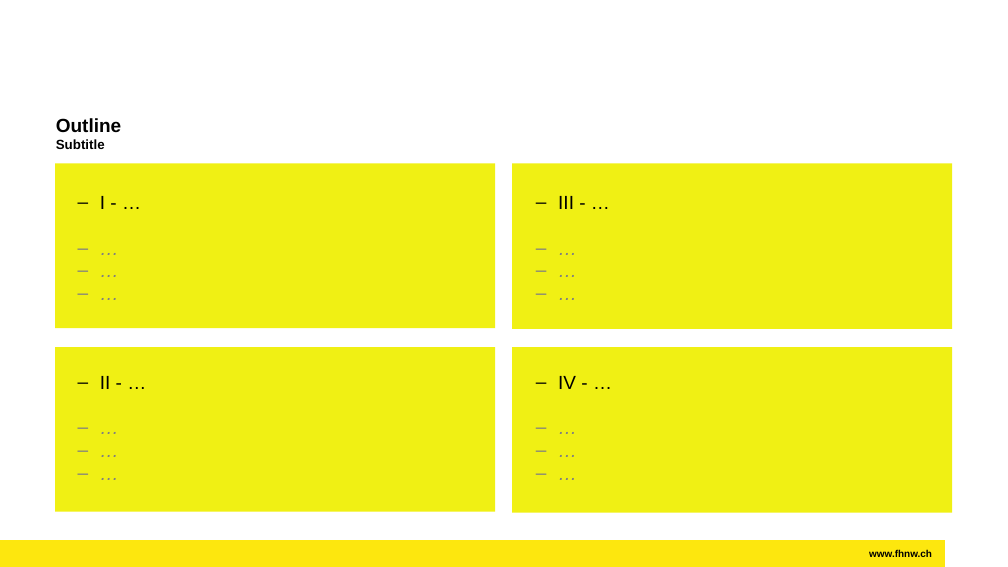
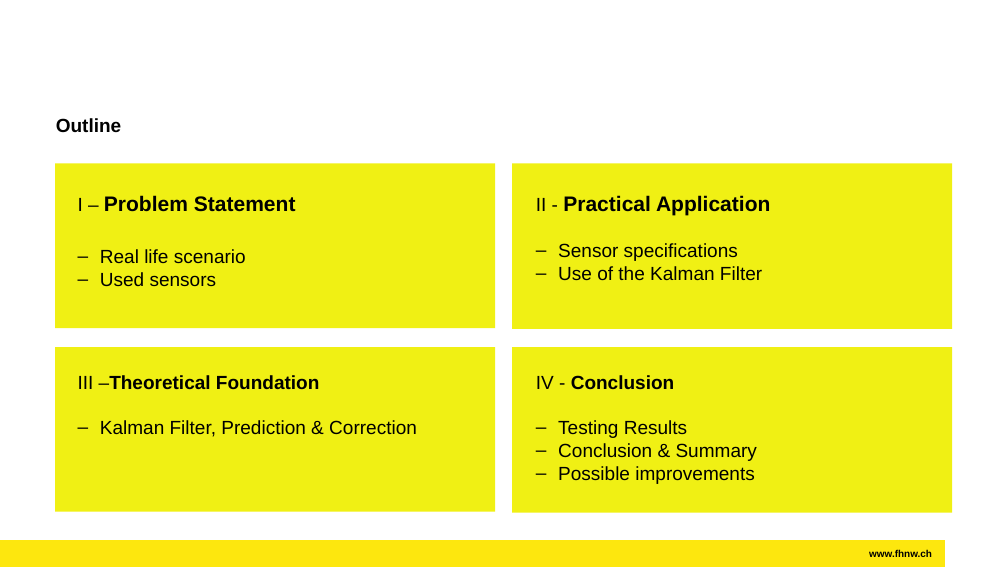
Before and after one commit to Programmer-Domi/FS25_MSP_digitalcom, a slide deck: slide 3 of Project_KALM/KalmanFilter_dcom_DominikBernhard.pptx. Drawn at 1008x567 pixels with LibreOffice and Linux fonts; fonts in the diff are those of the drawing; background and template pictures are left out. Boxes give left, top, right and bottom in pixels: in the first picture for what was removed or moved away, otherwise in the second. Text is boxed around its words. In the diff, an @@ line names an element or a change of style, - is before the commit and + after.

```diff
--- a/Project_KALM/KalmanFilter_dcom_DominikBernhard.pptx
+++ b/Project_KALM/KalmanFilter_dcom_DominikBernhard.pptx
@@ title at (56, 118, 121, 132): text changed; size 12.7 to 18.1 pt @@
-Outline
-Subtitle
+Outline
@@ text at (78, 195, 296, 286): text changed @@
-– I - …
-– …
-– …
-– …
+I – Problem Statement
+– Real life scenario
+– Used sensors
@@ text at (536, 195, 770, 281): text changed @@
-– III - …
-– …
-– …
-– …
+II - Practical Application
+– Sensor specifications
+– Use of the Kalman Filter
@@ text at (78, 375, 417, 437): text changed @@
-– II - …
-– …
-– …
-– …
+III –Theoretical Foundation
+– Kalman Filter, Prediction & Correction
@@ text at (536, 375, 757, 484): text changed @@
-– IV - …
-– …
-– …
-– …
+IV - Conclusion
+– Testing Results
+– Conclusion & Summary
+– Possible improvements
```
Also in this commit, not shown: 2 other slides changed, 16 slides added, 2 slides removed, 2 other files.
